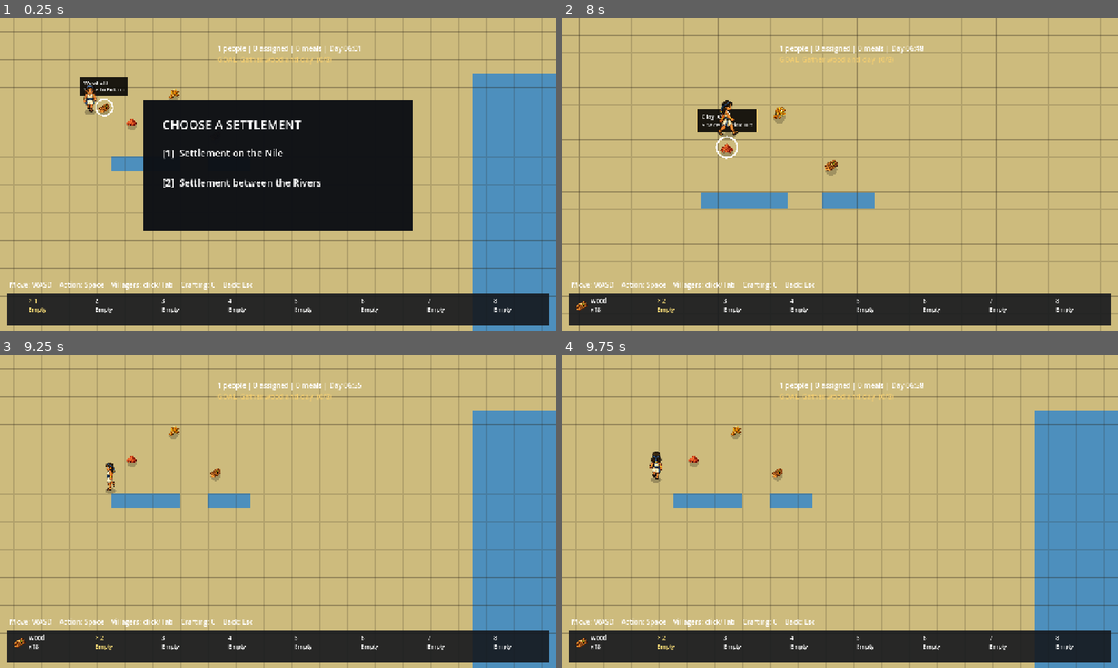
Above: before the commit, frames 1-4 (two rows, left to right).
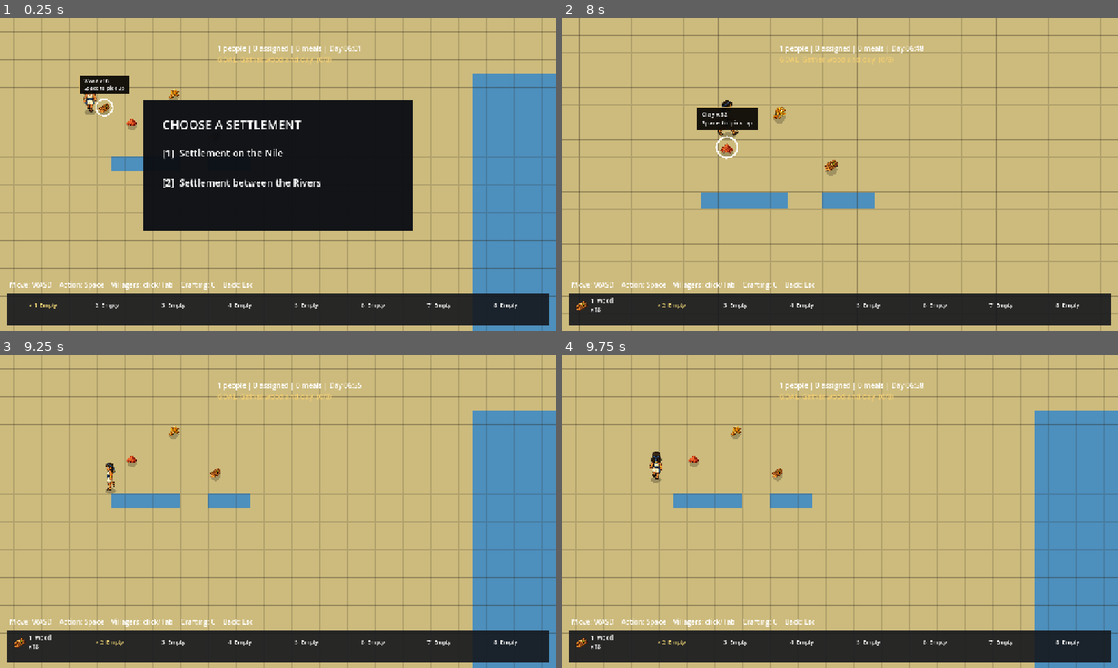
Above: after the commit, the same moments.

Repository: danisanchezcrespo/stardew
Game: Godot game, scene res://main.tscn
Same seed, same stepped clock (60 frames per second), same inputs: the game is played once before the commit and once after it.
Inputs (mouse positions are in pixels of both pictures, inside the frame that each line leads up to):
- Up to frame 1 (0.25 s): no input
- Up to frame 2 (8 s): tap Enter at 0.5 s; move the mouse to (962, 158) at 0.52 s; hold D (move_right) 0.53-1.28 s; hold Space (craft_confirm) 0.53-1.28 s; click (962, 158) at 0.67 s; move the mouse to (728, 190) at 1.27 s; hold S (menu_down) 1.28-2.03 s; tap Tab (next_villager) at 1.35 s; tap Space (craft_confirm) every 0.75 s from 2 to 4.25 s; move the mouse to (895, 105) at 2.02 s; hold D (move_right) 2.03-2.78 s; hold C (open_crafting) 2.03-2.78 s; move the mouse to (812, 237) at 2.77 s; hold W (menu_up) 2.78-3.53 s; tap F (quick_next) at 2.85 s; click (812, 237) at 2.92 s; move the mouse to (1006, 221) at 3.52 s; hold Q (quick_previous) 3.53-4.28 s; hold A (move_left) 3.53-5.03 s; move the mouse to (673, 127) at 4.27 s; tap 1 (quick_slot_1) at 4.35 s; move the mouse to (867, 174) at 5.02 s; hold S (menu_down) 5.03-5.78 s; hold 2 (quick_slot_2) 5.03-5.78 s; click (867, 174) at 5.17 s; move the mouse to (756, 96) at 5.77 s; hold D (move_right) 5.78-6.53 s; tap X (remove_placed) at 5.85 s; move the mouse to (962, 158) at 6.52 s; hold W (menu_up) 6.53-7.28 s; hold R (rotate_blueprint) 6.53-7.28 s; move the mouse to (728, 190) at 7.27 s; hold D (move_right) from 7.28 s (still down); tap Mouse wheel up (zoom_in) at 7.35 s; click (728, 190) at 7.42 s
- Up to frame 3 (9.25 s): move the mouse to (333, 442) at 8.02 s; release D (move_right) at 8.03 s; hold S (menu_down) 8.03-8.78 s; hold Mouse wheel down (zoom_out) 8.03-8.78 s; move the mouse to (250, 574) at 8.77 s; hold A (move_left) from 8.78 s (still down); tap Delete at 8.85 s
- Up to frame 4 (9.75 s): move the mouse to (1006, 558) at 9.52 s; release A (move_left) at 9.53 s; hold W (menu_up) from 9.53 s (still down); tap Enter at 9.6 s; click (1006, 558) at 9.67 s

The runs differ from the first frame. In frame 1, 0.8% of the frame differs, in the area x 5-93%, y 18-95%; in frame 2, 0.9%, in the area x 5-93%, y 28-95%; in frame 3, 0.5%; in frame 4, 0.5%.

Commit message:
Layer contextual overlays and unify inspectors

Diff:
--- a/godot/gameplay/main_game.gd
+++ b/godot/gameplay/main_game.gd
@@ -21,6 +21,7 @@
 const PhysicalWorkforceType = preload("res://world/population/physical_workforce.gd")
 const VillagerType = preload("res://world/population/villager.gd")
 const ItemIconAtlasType = preload("res://items/item_icon_atlas.gd")
+const WorldOverlayType = preload("res://world/interaction/world_overlay.gd")
 
 const CELL_SIZE := 32
 const WORLD_SIZE := Vector2i(50, 30)
@@ -106,6 +107,8 @@
 var building_details_panel: Control
 var building_details_title: Label
 var building_details_body: Label
+var world_overlay: Node2D
+var active_player_build_id := ""
 var day_time_seconds := 60.0
 const DAY_LENGTH_SECONDS := 240.0
 const VILLAGER_NAMES: Array[String] = ["Nefru", "Merit", "Hori", "Tia", "Bek", "Kiya", "Sabu", "Ipu", "Nebet", "Dagi"]
@@ -127,6 +130,9 @@
 	_build_player()
 	_build_items()
 	_build_hud()
+	world_overlay = WorldOverlayType.new()
+	world_overlay.configure(self)
+	add_child(world_overlay)
 	if DisplayServer.get_name() != "headless":
 		set_scenario_select_open(true)
 	if PhysicalSaveCodecType.pending_reload:
@@ -151,13 +157,13 @@
 			_update_placement_feedback()
 			queue_redraw()
 	_update_interaction_target()
-	if (
-		interaction_target != null
-		and interaction_target.target_kind == "construction"
-		and Input.is_action_pressed("use_selected")
-		and construction_by_entity_id[interaction_target.stable_id].materials_complete()
-	):
-		apply_construction_work(interaction_target.stable_id, delta)
+	if not active_player_build_id.is_empty():
+		var build_target: Variant = placed_targets.get(active_player_build_id)
+		var build_site: Variant = construction_by_entity_id.get(active_player_build_id)
+		if build_target == null or build_site == null or build_site.complete or player.position.distance_to(build_target.interaction_position_for(player.position)) > INTERACTION_REACH_PX + 8.0:
+			active_player_build_id = ""
+		else:
+			apply_construction_work(active_player_build_id, delta)
 	for machine: Variant in machines_by_entity_id.values():
 		machine.staffed = assigned_villagers_to(machine.instance_id) > 0
 		machine.process(delta)
@@ -172,6 +178,7 @@
 		_update_building_details()
 	if not machines_by_entity_id.is_empty():
 		queue_redraw()
+	if world_overlay != null: world_overlay.queue_redraw()
 
 
 func _input(event: InputEvent) -> void:
@@ -291,7 +298,7 @@
 			collect_target()
 		elif interaction_target != null and interaction_target.target_kind == "construction":
 			var site: Variant = construction_by_entity_id.get(interaction_target.stable_id)
-			if site != null and site.materials_complete(): apply_construction_work(interaction_target.stable_id, 0.1)
+			if site != null and site.materials_complete(): active_player_build_id = interaction_target.stable_id
 			else: deliver_selected_to_construction(interaction_target.stable_id)
 		elif interaction_target != null and interaction_target.target_kind == "machine":
 			open_machine(interaction_target.stable_id)
@@ -528,13 +535,14 @@
 	villager_panel = ColorRect.new()
 	villager_panel.position = Vector2(915, 120)
 	villager_panel.size = Vector2(340, 480)
-	villager_panel.color = Color("#17212b")
+	villager_panel.color = Color("#d8bd83")
 	villager_panel.visible = false
 	layer.add_child(villager_panel)
 	var title := Label.new()
 	title.position = Vector2(22, 18)
 	title.text = "VILLAGER"
 	title.add_theme_font_size_override("font_size", 24)
+	title.add_theme_color_override("font_color", Color("#3b281b"))
 	villager_panel.add_child(title)
 	villager_name_edit = LineEdit.new()
 	villager_name_edit.position = Vector2(22, 60)
@@ -547,6 +555,7 @@
 	villager_status_label.position = Vector2(22, 112)
 	villager_status_label.size = Vector2(296, 190)
 	villager_status_label.add_theme_font_size_override("font_size", 16)
+	villager_status_label.add_theme_color_override("font_color", Color("#3b281b"))
 	villager_panel.add_child(villager_status_label)
 	villager_resource_option = OptionButton.new()
 	villager_resource_option.position = Vector2(22, 286)
@@ -575,38 +584,39 @@
 	villager_order_feedback.position = Vector2(22, 385)
 	villager_order_feedback.size = Vector2(296, 62)
 	villager_order_feedback.autowrap_mode = TextServer.AUTOWRAP_WORD_SMART
-	villager_order_feedback.add_theme_color_override("font_color", Color("#ffe27a"))
+	villager_order_feedback.add_theme_color_override("font_color", Color("#6b3e20"))
 	villager_panel.add_child(villager_order_feedback)
 
 
 func _build_building_details_panel(layer: CanvasLayer) -> void:
 	building_details_panel = ColorRect.new()
-	building_details_panel.position = Vector2(820, 145)
-	building_details_panel.size = Vector2(420, 410)
-	building_details_panel.color = Color("#17212b")
+	building_details_panel.position = Vector2(915, 120)
+	building_details_panel.size = Vector2(340, 480)
+	building_details_panel.color = Color("#d8bd83")
 	building_details_panel.visible = false
 	layer.add_child(building_details_panel)
 	building_details_title = Label.new()
 	building_details_title.position = Vector2(24, 20)
 	building_details_title.add_theme_font_size_override("font_size", 25)
+	building_details_title.add_theme_color_override("font_color", Color("#3b281b"))
 	building_details_panel.add_child(building_details_title)
 	building_details_body = Label.new()
 	building_details_body.position = Vector2(24, 70)
-	building_details_body.size = Vector2(372, 275)
+	building_details_body.size = Vector2(292, 330)
 	building_details_body.autowrap_mode = TextServer.AUTOWRAP_WORD_SMART
 	building_details_body.add_theme_font_size_override("font_size", 17)
+	building_details_body.add_theme_color_override("font_color", Color("#3b281b"))
 	building_details_panel.add_child(building_details_body)
 	var controls := Label.new()
-	controls.position = Vector2(24, 370)
+	controls.position = Vector2(24, 438)
 	controls.text = "Space / Esc: close"
-	controls.add_theme_color_override("font_color", Color("#ffe27a"))
+	controls.add_theme_color_override("font_color", Color("#6b3e20"))
 	building_details_panel.add_child(controls)
 
 
 func open_building_details(instance_id: String) -> bool:
-	if storage_by_entity_id.has(instance_id): return open_storage(instance_id)
-	if machines_by_entity_id.has(instance_id): return open_machine(instance_id)
 	if not placed_targets.has(instance_id): return false
+	if not selected_villager_id.is_empty(): close_villager_panel()
 	building_details_id = instance_id
 	building_details_open = true
 	building_details_panel.visible = true
@@ -638,6 +648,20 @@
 			materials.append("%s: %d / %d" % [item_registry.get_item(item_id).label, int(site.delivered.get(item_id, 0)), int(site.requirements[item_id])])
 		building_details_body.text = "UNDER CONSTRUCTION\n\nMaterials\n%s\n\nWork: %d%%\nHealth: stable" % ["\n".join(materials), roundi(site.work_progress() * 100.0)]
 		return
+	if storage_by_entity_id.has(building_details_id):
+		var rows: Array[String] = []
+		for slot: Dictionary in storage_by_entity_id[building_details_id].slots:
+			if not slot.is_empty(): rows.append("%s x%d" % [item_registry.get_item(slot.item_id).label, int(slot.amount)])
+		building_details_body.text = "STORAGE\n\nContents\n%s\n\nHealth: good\n\nSpace opens inventory." % ("\n".join(rows) if not rows.is_empty() else "Empty")
+		return
+	if machines_by_entity_id.has(building_details_id):
+		var machine: Variant = machines_by_entity_id[building_details_id]
+		var inputs: Array[String] = []
+		var outputs: Array[String] = []
+		for item_id: String in machine.recipe_inputs: inputs.append("%s x%d" % [item_registry.get_item(item_id).label, machine.input_inventory.count(item_id)])
+		for item_id: String in machine.recipe_outputs: outputs.append("%s x%d" % [item_registry.get_item(item_id).label, machine.output_inventory.count(item_id)])
+		building_details_body.text = "KILN\n\nState: %s\nHealth: %d / %d\nProgress: %d%%\n\nInput\n%s\n\nOutput\n%s" % ["broken" if machine.broken else ("working" if machine.is_running() else "ready"), machine.durability, machine.max_durability, roundi(machine.progress() * 100.0), "\n".join(inputs), "\n".join(outputs)]
+		return
 	if definition.entity_id == "DWELLING":
 		var resident_rows: Array[String] = []
 		for villager: Variant in villagers.values():
@@ -650,6 +674,7 @@
 
 func select_villager(villager_id: String) -> bool:
 	if not villagers.has(villager_id): return false
+	if building_details_open: close_building_details()
 	if villagers.has(selected_villager_id): villagers[selected_villager_id].selected = false; villagers[selected_villager_id].queue_redraw()
 	selected_villager_id = villager_id
 	villagers[villager_id].selected = true
@@ -742,6 +767,9 @@
 			villager_order_feedback.text = "Select a completed crate or machine."
 			return true
 		return _handle_order_endpoint(endpoint.stable_id)
+	var clicked_object: Variant = _any_placed_target_at(world_position)
+	if clicked_object != null:
+		return open_building_details(clicked_object.stable_id)
 	var nearest: Variant = null
 	var distance := 28.0
 	for villager: Variant in villagers.values():
@@ -754,6 +782,13 @@
 		villager_order_feedback.text = "Moving to selected point."
 		return true
 	return false
+
+
+func _any_placed_target_at(world_position: Vector2) -> Variant:
+	for target: Variant in placed_targets.values():
+		for point: Vector2 in target.interaction_points:
+			if point.distance_to(world_position) <= CELL_SIZE * 0.7: return target
+	return null
 
 
 func _make_item_icon(at: Vector2, dimensions: Vector2) -> TextureRect:
@@ -1261,6 +1296,7 @@
 		return 0.0
 	var applied: float = site.apply_work(seconds)
 	if site.complete:
+		if active_player_build_id == instance_id: active_player_build_id = ""
 		var target: Variant = placed_targets.get(instance_id)
 		var placed: Variant = world_grid.entities_by_id.get(instance_id)
 		var definition: Variant = placement_registry.get_entity(placed.definition_id) if placed != null else null
@@ -1706,10 +1742,10 @@
 		if index < inventory_icons.size(): _sync_item_icon(inventory_icons[index], slot)
 		var selected_prefix := "> " if index == selected_slot else ""
 		if slot.is_empty():
-			if index < inventory_slot_labels.size(): inventory_slot_labels[index].text = "%s%d\nEmpty" % [selected_prefix, index + 1]
+			if index < inventory_slot_labels.size(): inventory_slot_labels[index].text = "%s%d  Empty" % [selected_prefix, index + 1]
 		else:
 			var definition: Variant = item_registry.get_item(slot.item_id)
-			if index < inventory_slot_labels.size(): inventory_slot_labels[index].text = "%s%s\nx%d" % [selected_prefix, definition.label, int(slot.amount)]
+			if index < inventory_slot_labels.size(): inventory_slot_labels[index].text = "%s%d  %s\nx%d" % [selected_prefix, index + 1, definition.label, int(slot.amount)]
 		if index < inventory_slot_labels.size():
 			inventory_slot_labels[index].add_theme_color_override("font_color", Color("#ffe27a") if index == selected_slot else Color.WHITE)
 		if index < inventory_icons.size(): inventory_icons[index].modulate = Color("#ffe27a") if index == selected_slot else Color.WHITE
@@ -1761,28 +1797,6 @@
 				draw_rect(preview_rect, Color(0.2, 0.9, 0.4, 0.58) if validation.valid else Color(0.95, 0.2, 0.2, 0.62))
 				draw_rect(preview_rect, Color.WHITE, false, 2.0)
 			_draw_structure_sprite(definition.entity_id, validation.cells, true, validation.valid)
-			var selected_item: Variant = item_registry.get_item(inventory.slots[selected_slot].item_id)
-			_draw_world_hint(Vector2(placement_cursor * CELL_SIZE) + Vector2(16, -22), [selected_item.label, "Space to Place"])
-	if interaction_target != null and interaction_target.target_kind == "pickup":
-		_draw_world_hint(interaction_target.global_position + Vector2(0, -30), ["%s x%d" % [interaction_target.item_label, interaction_target.amount], "Space to Pick up"])
-	elif interaction_target != null and interaction_target.target_kind == "construction":
-		var site: Variant = construction_by_entity_id.get(interaction_target.stable_id)
-		if site != null and site.materials_complete():
-			_draw_world_hint(interaction_target.global_position + Vector2(0, -34), ["Ready to build", "Hold Space to Build"])
-		elif site != null:
-			var selected_text := "Select a required resource"
-			if not inventory.slots[selected_slot].is_empty():
-				var slot: Dictionary = inventory.slots[selected_slot]
-				selected_text = "%s x%d" % [item_registry.get_item(slot.item_id).label, int(slot.amount)]
-			_draw_world_hint(interaction_target.global_position + Vector2(0, -34), [selected_text, "Space to Place"])
-	elif interaction_target != null and interaction_target.target_kind == "storage":
-		_draw_world_hint(interaction_target.global_position + Vector2(0, -38), [interaction_target.item_label, "Space to Open"])
-	elif interaction_target != null and interaction_target.target_kind == "machine":
-		var machine: Variant = machines_by_entity_id.get(interaction_target.stable_id)
-		var state := "Broken" if machine != null and machine.broken else ("Working %d%%" % roundi(machine.progress() * 100.0) if machine != null and machine.is_running() else "Ready")
-		_draw_world_hint(interaction_target.global_position + Vector2(0, -42), [interaction_target.item_label, state, "Space to Open"])
-	elif interaction_target != null:
-		_draw_world_hint(interaction_target.global_position + Vector2(0, -38), [interaction_target.item_label, "Space for Details"])
 	for route: Variant in logistics_routes:
 		var from_target: Variant = placed_targets.get(route.source_id)
 		var to_target: Variant = placed_targets.get(route.destination_id)
@@ -1797,19 +1811,6 @@
 		var source_target: Variant = placed_targets.get(route_source_id)
 		if source_target != null:
 			draw_circle(source_target.global_position, 23.0, Color("#ffe27a"), false, 4.0)
-
-
-func _draw_world_hint(anchor: Vector2, lines: Array[String]) -> void:
-	var font := ThemeDB.fallback_font
-	var width := 0.0
-	for line: String in lines:
-		width = maxf(width, font.get_string_size(line, HORIZONTAL_ALIGNMENT_LEFT, -1, 12).x)
-	var size := Vector2(width + 16.0, lines.size() * 16.0 + 10.0)
-	var rect := Rect2(anchor - Vector2(size.x * 0.5, size.y), size)
-	draw_rect(rect, Color(0.04, 0.035, 0.025, 0.92))
-	draw_rect(rect, Color("#f0cc72"), false, 1.0)
-	for index in range(lines.size()):
-		draw_string(font, rect.position + Vector2(8, 17 + index * 16), lines[index], HORIZONTAL_ALIGNMENT_LEFT, -1, 12, Color.WHITE)
 
 
 func _draw_structure_sprite(definition_id: String, cells: Array[Vector2i], ghost: bool = false, valid: bool = true) -> void:
--- a/godot/tests/test_physical_construction.gd
+++ b/godot/tests/test_physical_construction.gd
@@ -47,10 +47,15 @@
 	_expect(game.deliver_selected_to_construction(instance_id) == 8, "Site should accept exactly its required mud bricks.", failures)
 	_expect(site.materials_complete(), "All delivered construction materials should unlock work.", failures)
 	_expect(game.inventory.count("mud_bricks") == 2, "Excess bricks should remain with the player.", failures)
-
-	_expect(is_equal_approx(game.apply_construction_work(instance_id, 1.25), 1.25), "Local work should advance by applied duration.", failures)
+	_expect(game.world_overlay.z_index > game.player.z_index and not game.world_overlay.z_as_relative, "Context overlays should render above characters in absolute Z.", failures)
+	var build_action := InputEventAction.new()
+	build_action.action = "use_selected"
+	build_action.pressed = true
+	game._unhandled_input(build_action)
+	_expect(game.active_player_build_id == instance_id, "One Space press should start timed construction.", failures)
+	game._process(1.25)
 	_expect(not site.complete and site.work_progress() > 0.4, "Partial work should keep the site incomplete.", failures)
-	game.apply_construction_work(instance_id, 5.0)
+	game._process(5.0)
 	_expect(site.complete and is_equal_approx(site.work_progress(), 1.0), "Enough local work should complete the building.", failures)
 	_expect(game.placed_targets[instance_id].target_kind == "machine", "Completed site should become a machine target.", failures)
 	_expect(game.world_grid.occupant_at(origin) == instance_id, "Completion must not replace the spatial entity ID.", failures)
--- a/godot/tests/test_storage_interaction.gd
+++ b/godot/tests/test_storage_interaction.gd
@@ -48,6 +48,10 @@
 
 	game.close_storage()
 	_expect(not game.storage_open and game.player.movement_enabled, "Closing storage should restore player movement.", failures)
+	var crate_screen_position: Vector2 = game.get_canvas_transform() * game.placed_targets[instance_id].global_position
+	_expect(game._handle_villager_world_click(crate_screen_position), "Clicking a placed object should open its shared inspector.", failures)
+	_expect(game.building_details_open and game.building_details_panel.color == Color("#d8bd83") and game.building_details_body.text.contains("Contents"), "Object details should use the parchment right-side panel.", failures)
+	game.close_building_details()
 	_expect(game.open_storage(instance_id), "Placed crate should reopen with its contents intact.", failures)
 	game.set_storage_focus(1)
 	_expect(game.storage_contents_label.text.begins_with("▶"), "Right-side focus should be visible on the crate column.", failures)
--- /dev/null
+++ b/godot/world/interaction/world_overlay.gd
@@ -0,0 +1,81 @@
+class_name WorldOverlay
+extends Node2D
+
+const ItemIconAtlasType = preload("res://items/item_icon_atlas.gd")
+var game: Node2D
+
+func configure(owner_game: Node2D) -> void:
+	game = owner_game
+	z_index = 1000
+	z_as_relative = false
+
+func _draw() -> void:
+	if game == null or game.player == null: return
+	if game.placement_mode:
+		var definition: Variant = game._selected_placeable_definition()
+		if definition != null:
+			var item: Variant = game.item_registry.get_item(game.inventory.slots[game.selected_slot].item_id)
+			_draw_hint(Vector2(game.placement_cursor * game.CELL_SIZE) + Vector2(16, -22), [item.label, "Space to place"])
+		return
+	var target: Variant = game.interaction_target
+	if target == null: return
+	var anchor: Vector2 = target.global_position + Vector2(0, -34)
+	if target.target_kind == "pickup":
+		_draw_hint(anchor, ["%s x%d" % [target.item_label, target.amount], "Space to pick up"])
+	elif target.target_kind == "construction":
+		_draw_construction(anchor, target)
+	elif target.target_kind == "storage":
+		_draw_hint(anchor, [target.item_label, "Space to open", "Click for details"])
+	elif target.target_kind == "machine":
+		var machine: Variant = game.machines_by_entity_id.get(target.stable_id)
+		var state := "Broken" if machine != null and machine.broken else ("Working %d%%" % roundi(machine.progress() * 100.0) if machine != null and machine.is_running() else "Ready")
+		_draw_hint(anchor, [target.item_label, state, "Space to open · Click for details"])
+	else:
+		_draw_hint(anchor, [target.item_label, "Click for details"])
+
+func _draw_construction(anchor: Vector2, target: Variant) -> void:
+	var site: Variant = game.construction_by_entity_id.get(target.stable_id)
+	if site == null: return
+	if not site.materials_complete():
+		var needs: Array[Dictionary] = []
+		for item_id: String in site.requirements:
+			var remaining: int = site.receivable(item_id)
+			if remaining > 0: needs.append({"item": item_id, "amount": remaining})
+		_draw_requirement_hint(anchor, target.item_label, needs)
+		return
+	_draw_progress_hint(anchor, site.work_progress())
+
+func _draw_hint(anchor: Vector2, lines: Array[String]) -> void:
+	var font := ThemeDB.fallback_font
+	var width := 0.0
+	for line: String in lines: width = maxf(width, font.get_string_size(line, HORIZONTAL_ALIGNMENT_LEFT, -1, 12).x)
+	var size := Vector2(width + 18, lines.size() * 16 + 10)
+	var rect := Rect2(anchor - Vector2(size.x * 0.5, size.y), size)
+	_panel(rect)
+	for index in range(lines.size()): draw_string(font, rect.position + Vector2(9, 17 + index * 16), lines[index], HORIZONTAL_ALIGNMENT_LEFT, -1, 12, Color.WHITE)
+
+func _draw_requirement_hint(anchor: Vector2, title: String, needs: Array[Dictionary]) -> void:
+	var width := maxf(150.0, needs.size() * 58.0 + 16.0)
+	var rect := Rect2(anchor - Vector2(width * 0.5, 70), Vector2(width, 70))
+	_panel(rect)
+	draw_string(ThemeDB.fallback_font, rect.position + Vector2(9, 17), title, HORIZONTAL_ALIGNMENT_LEFT, -1, 12, Color.WHITE)
+	draw_string(ThemeDB.fallback_font, rect.position + Vector2(9, 33), "Needs", HORIZONTAL_ALIGNMENT_LEFT, -1, 11, Color("#f0cc72"))
+	for index in range(needs.size()):
+		var row: Dictionary = needs[index]
+		var pos := rect.position + Vector2(48 + index * 58, 42)
+		draw_texture_rect_region(ItemIconAtlasType.TEXTURE, Rect2(pos, Vector2(22, 22)), ItemIconAtlasType.region(str(row.item)))
+		draw_string(ThemeDB.fallback_font, pos + Vector2(24, 16), "x%d" % int(row.amount), HORIZONTAL_ALIGNMENT_LEFT, -1, 11, Color.WHITE)
+	draw_string(ThemeDB.fallback_font, rect.position + Vector2(9, 63), "Space to place", HORIZONTAL_ALIGNMENT_LEFT, -1, 11, Color.WHITE)
+
+func _draw_progress_hint(anchor: Vector2, progress: float) -> void:
+	var rect := Rect2(anchor - Vector2(85, 48), Vector2(170, 48))
+	_panel(rect)
+	draw_string(ThemeDB.fallback_font, rect.position + Vector2(9, 17), "Space to build", HORIZONTAL_ALIGNMENT_LEFT, -1, 12, Color.WHITE)
+	var bar := Rect2(rect.position + Vector2(9, 27), Vector2(152, 12))
+	draw_rect(bar, Color("#2b211b"))
+	draw_rect(Rect2(bar.position, Vector2(bar.size.x * clampf(progress, 0.0, 1.0), bar.size.y)), Color("#e5b84b"))
+	draw_rect(bar, Color.WHITE, false, 1.0)
+
+func _panel(rect: Rect2) -> void:
+	draw_rect(rect, Color(0.04, 0.035, 0.025, 0.94))
+	draw_rect(rect, Color("#f0cc72"), false, 1.0)
Not shown, added: godot/world/interaction/world_overlay.gd.uid
Not shown, changed: docs/CONTROLS_AND_UI.md
